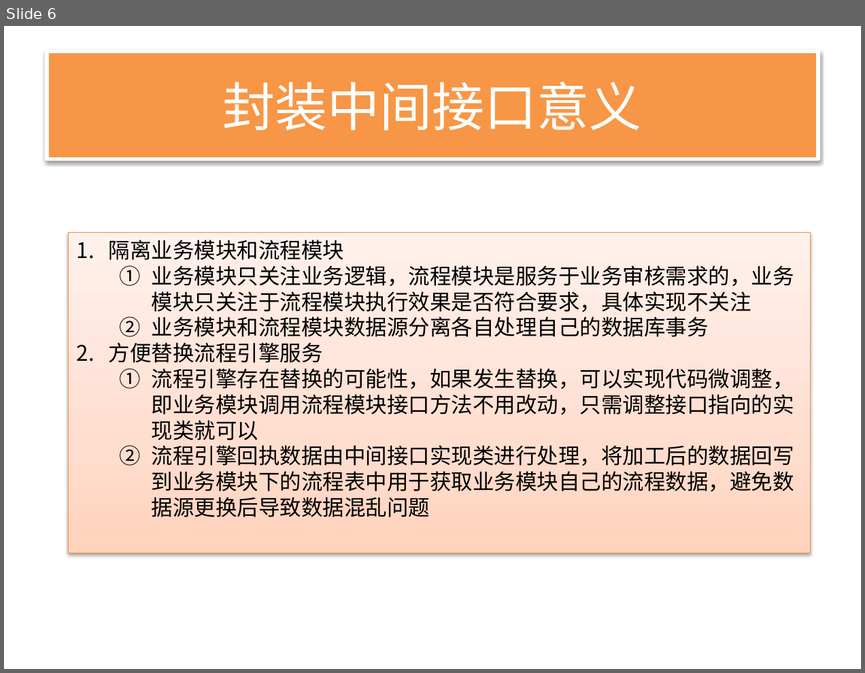
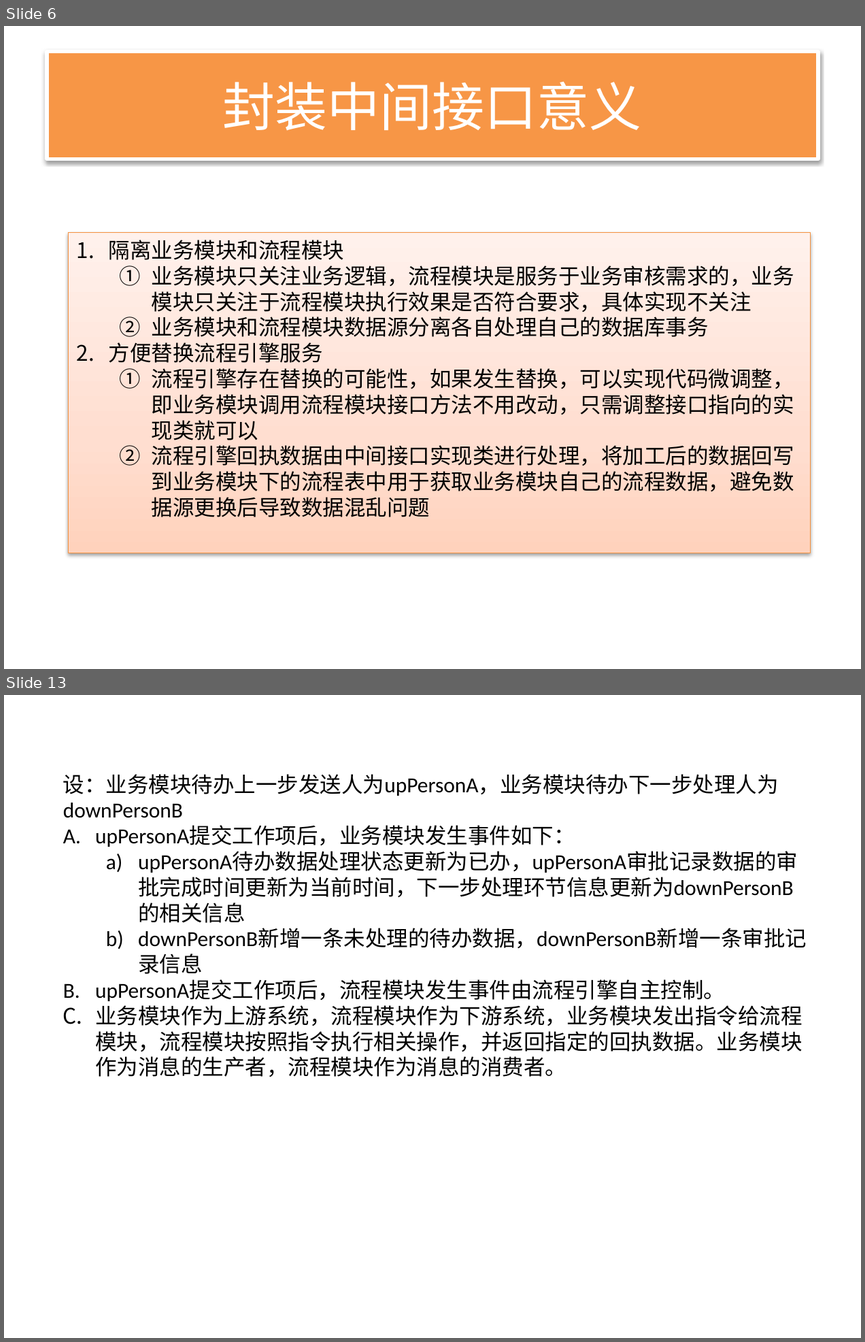
Before and after one commit to songzxDev/helloworld, a slide deck: WebContent/docs/BPM前期项目准备_20171026.pptx. Shown one above the other, each under a label of ours: slide 6 before the commit, slides 6 and 13 after it; the slides between them are not shown. The pictures are 865x673 and 865x1342 pixels, drawn with LibreOffice and Linux fonts; fonts in the diff are those of the drawing. Boxes give left, top, right and bottom in pixels: in the first picture for what was removed or moved away, otherwise in the second. Text is boxed around its words. In the diff, an @@ line names an element or a change of style, - is before the commit and + after.

Commit message:
准备文档部分信息维护

```diff
--- a/WebContent/docs/BPM前期项目准备_20171026.pptx
+++ b/WebContent/docs/BPM前期项目准备_20171026.pptx
@@ slide 13 added at [4, 695, 861, 1338], background #FFFFFF @@
@@ text added at [63, 774, 806, 1076], 18 pt, text #000000 @@
+设：业务模块待办上一步发送人为upPersonA，业务模块待办下一步处理人为downPersonB
+A. upPersonA提交工作项后，业务模块发生事件如下：
+  a) upPersonA待办数据处理状态更新为已办，upPersonA审批记录数据的审批完成时间更新为当前时间，下一步处理环节信息更新为downPersonB的相关信息
+  b) downPersonB新增一条未处理的待办数据，downPersonB新增一条审批记录信息
+B. upPersonA提交工作项后，流程模块发生事件由流程引擎自主控制。
+C. 业务模块作为上游系统，流程模块作为下游系统，业务模块发出指令给流程模块，流程模块按照指令执行相关操作，并返回指定的回执数据。业务模块作为消息的生产者，流程模块作为消息的消费者。
```
Also in this commit, not shown: 13 other slides added, 1 other file.
